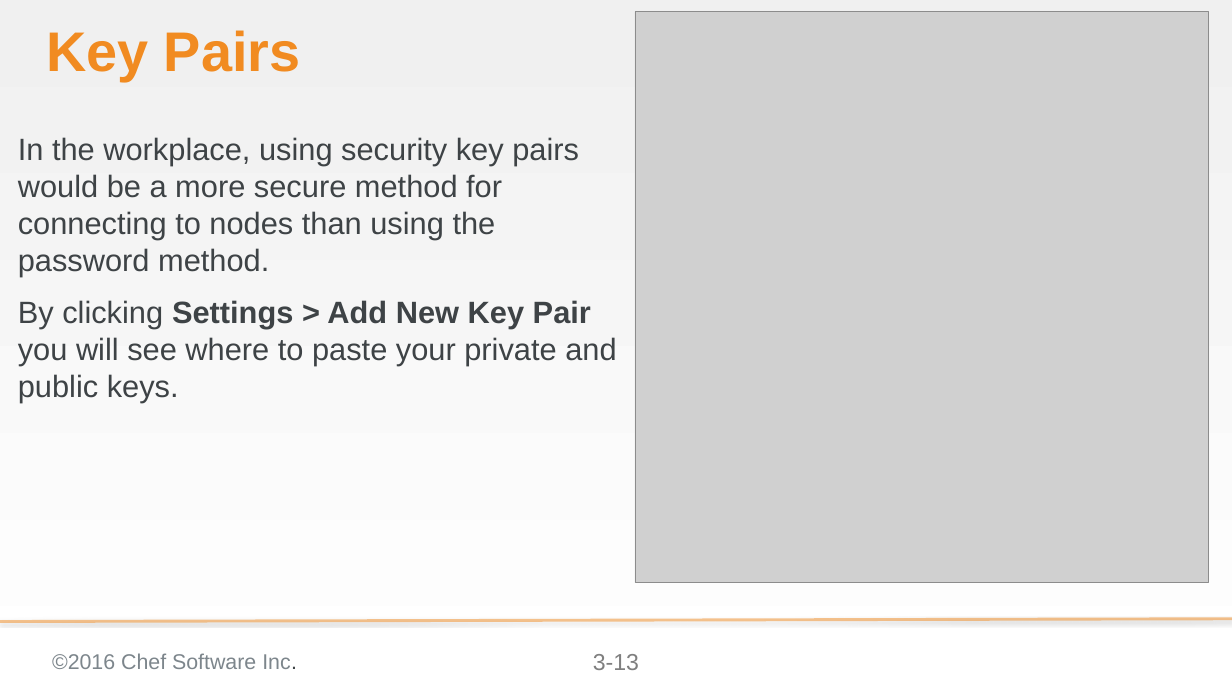
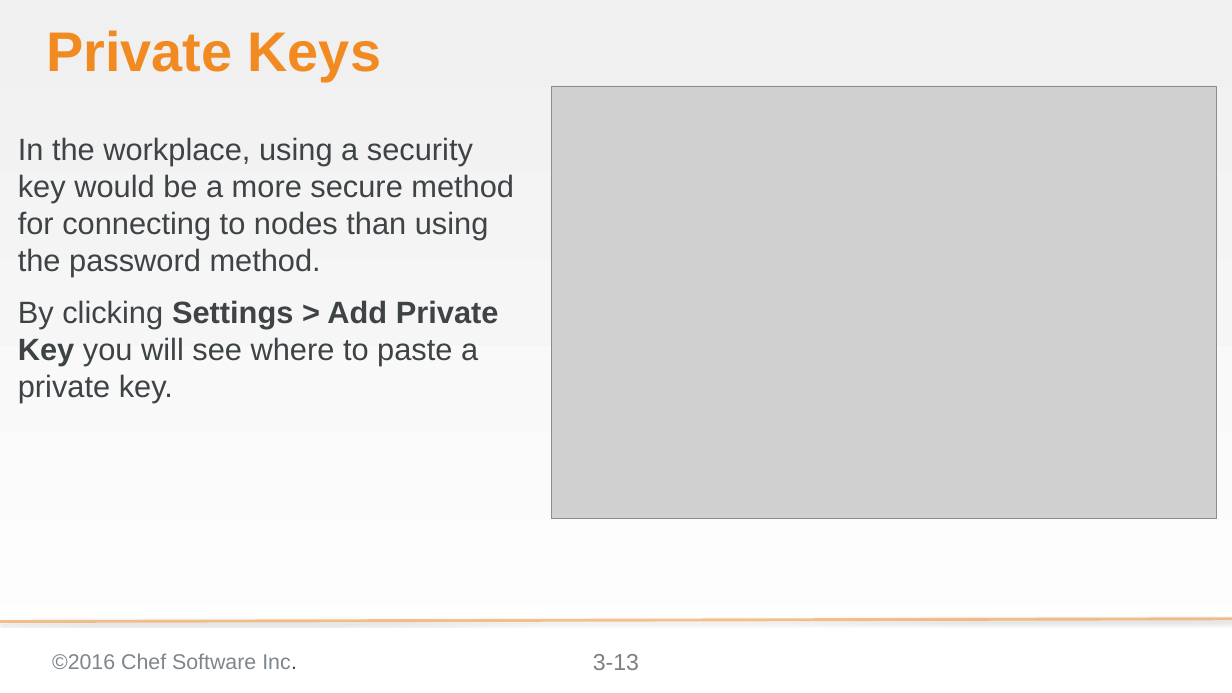
Before and after one commit to bchamby/chef-compliance-installation-configuration-operation, a slide deck: slide 13 of 03-initial-configuration-scans.pptx. Drawn at 1232x693 pixels with LibreOffice and Linux fonts; fonts in the diff are those of the drawing; grey boxes stand for pictures; background and template pictures are left out. Boxes give left, top, right and bottom in pixels: in the first picture for what was removed or moved away, otherwise in the second. Text is boxed around its words. In the diff, an @@ line names an element or a change of style, - is before the commit and + after.

Commit message:
minor edits made during publication process

```diff
--- a/03-initial-configuration-scans.pptx
+++ b/03-initial-configuration-scans.pptx
@@ title at <box>46,30,381,81</box>: text changed @@
-Key Pairs
+Private Keys
@@ picture: place and size @@
-picture at <box>635,12,1208,583</box>
+picture at <box>552,86,1217,518</box>
@@ text at <box>18,137,514,403</box>: text changed @@
-In the workplace, using security key pairs would be a more secure method for connecting to nodes than using the password method.
-By clicking Settings > Add New Key Pair you will see where to paste your private and public keys.
+In the workplace, using a security key would be a more secure method for connecting to nodes than using the password method.
+By clicking Settings > Add Private Key you will see where to paste a private key.
```
Also in this commit, not shown: 1 other slide changed, 4 other files.
